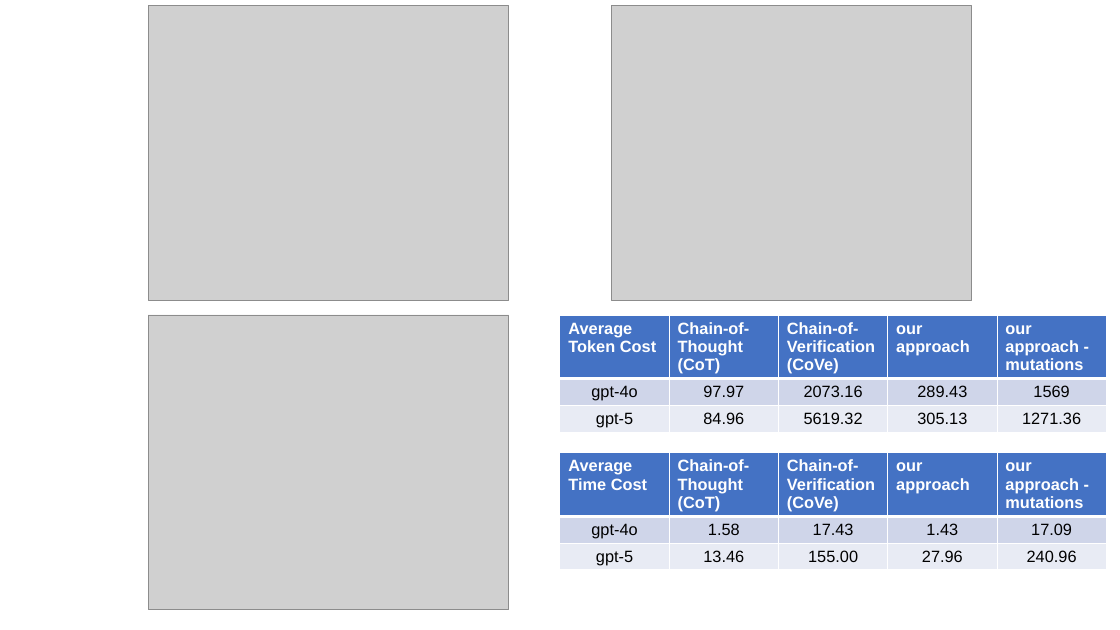
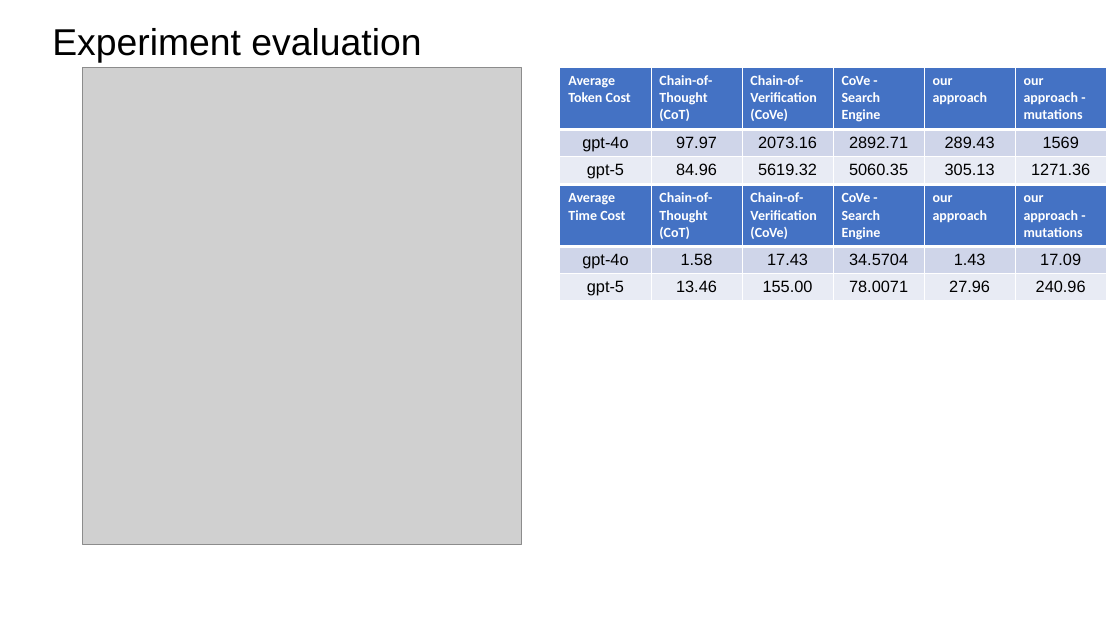
Before and after one commit to zbybr/LLMHalluMiti, a slide deck: slide 6 of slides/20251113.pptx (slide 4 before the commit). Drawn at 1120x630 pixels with LibreOffice and Linux fonts; fonts in the diff are those of the drawing; grey boxes stand for pictures. Boxes give left, top, right and bottom in pixels: in the first picture for what was removed or moved away, otherwise in the second. Text is boxed around its words. In the diff, an @@ line names an element or a change of style, - is before the commit and + after.

Commit message:
Add workflow and cove figures; update test and slide files
Added new workflow and cove diagrams in .drawio and .png formats. Updated slide deck, test CSV, and overcorrection figure and image to reflect new data and corrections, including a fix in the bar annotation loop in overcorrection_figure.py.

```diff
--- a/slides/20251113.pptx
+++ b/slides/20251113.pptx
@@ text added at (52, 28, 421, 63), 32 pt, text #000000 @@
+Experiment evaluation
@@ picture removed at (148, 5, 508, 300) @@
@@ picture removed at (612, 5, 972, 300) @@
@@ picture added at (82, 67, 522, 544) @@
@@ table at (560, 67, 1105, 185) @@
+column 4: CoVe - Search Engine | 2892.71 | 5060.35
@@ table: place and size @@
-table at (560, 315, 1107, 439)
+table at (560, 67, 1105, 185)
@@ table at (560, 186, 1105, 303) @@
+column 4: CoVe - Search Engine | 34.5704 | 78.0071
@@ table: place and size @@
-table at (560, 453, 1107, 576)
+table at (560, 186, 1105, 303)
@@ picture removed at (148, 315, 508, 610) @@
```
Also in this commit, not shown: 4 other slides changed, 2 slides added, 2 slides removed, 7 other files.
